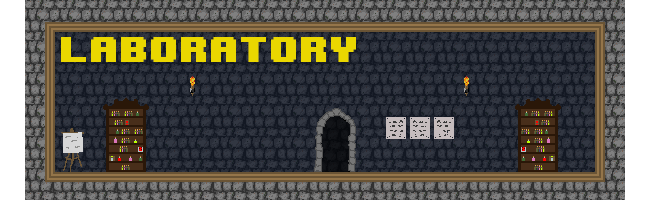
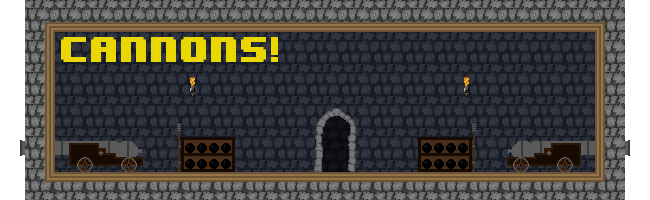
Two versions of the same layered image (650 × 200). Layer-by-layer changes:
showed group "Cannons" (1st of 2) (6 layers) over [20, 37, 630, 172]
added layer "cannonballs right" in group "Cannons" over [417, 123, 476, 172]
added layer "cannonballs left" in group "Cannons" over [177, 123, 236, 172]
added layer "Cannon left" in group "Cannons" over [20, 140, 143, 172]
renamed "Carriage" to "Cannon right", painted on it over [507, 140, 630, 172]
added layer "Layer 4" in group "Cannons" over [271, 37, 278, 62]
hid group "Laboratory" (1st of 2) (9 layers) over [61, 37, 561, 172]
